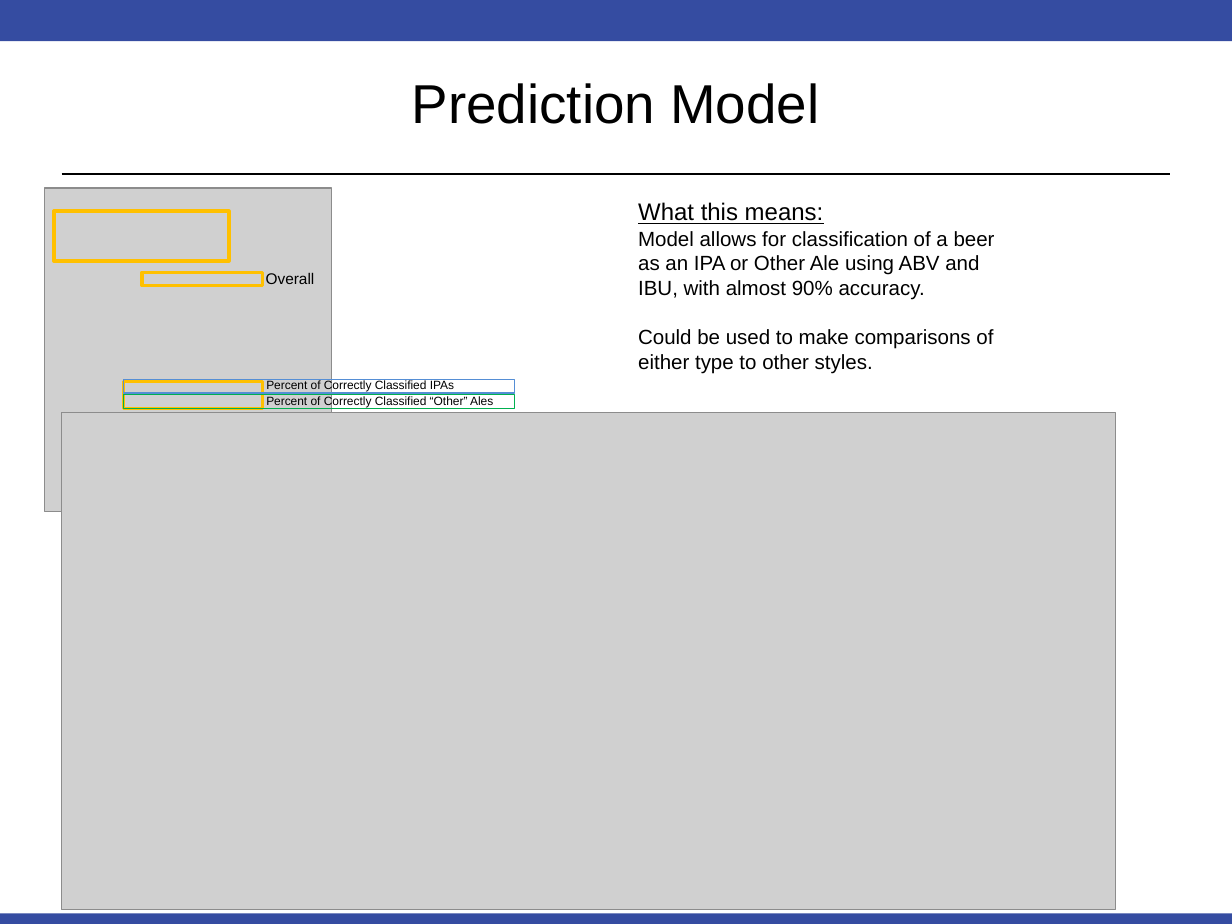
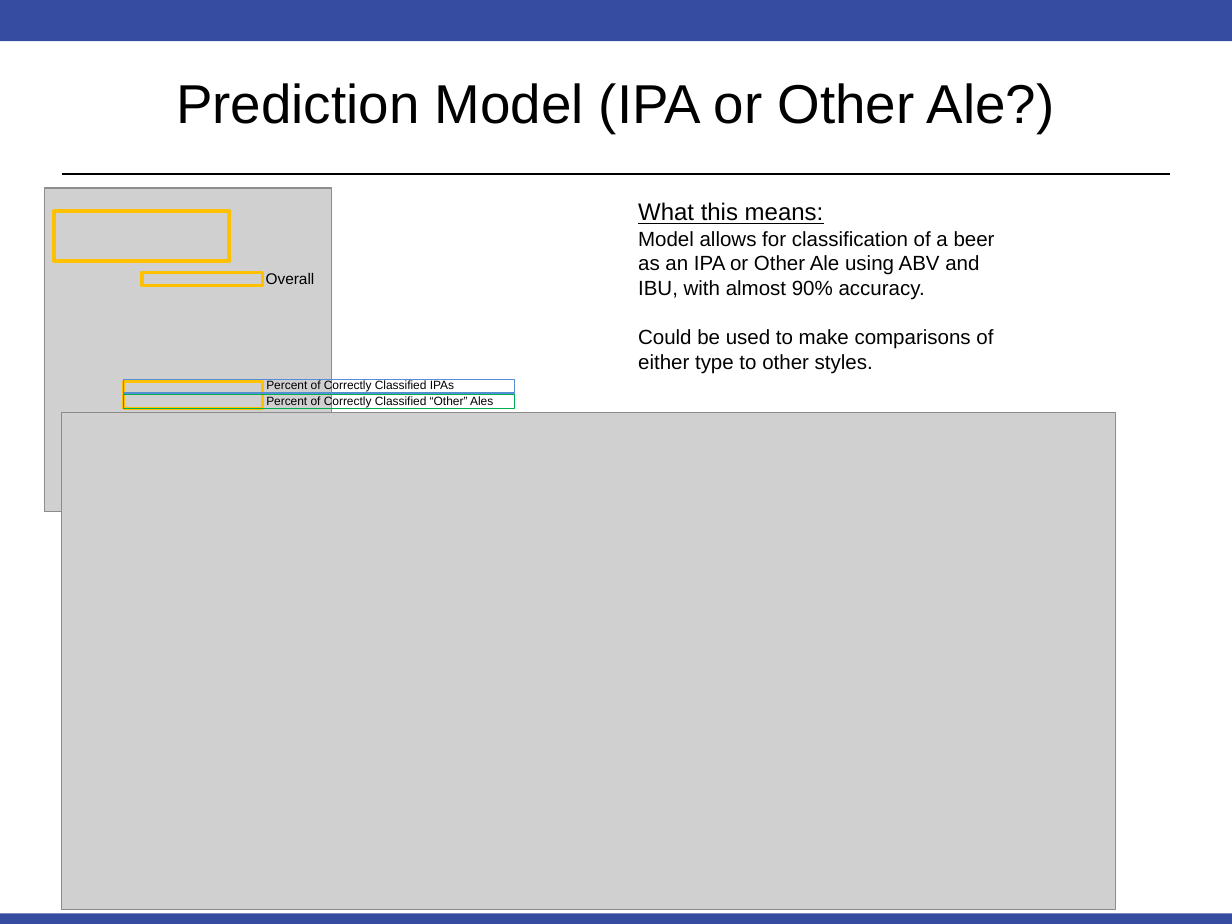
Before and after one commit to msherga/MSDS_6306_Doing-Data-Science, a slide deck: slide 9 of Unit 8 and 9 Case Study 1/Beers & Breweries/EDA Slide Deck.pptx. Drawn at 1232x924 pixels with LibreOffice and Linux fonts; fonts in the diff are those of the drawing; grey boxes stand for pictures. Boxes give left, top, right and bottom in pixels: in the first picture for what was removed or moved away, otherwise in the second. Text is boxed around its words. In the diff, an @@ line names an element or a change of style, - is before the commit and + after.

```diff
--- a/Unit 8 and 9 Case Study 1/Beers & Breweries/EDA Slide Deck.pptx
+++ b/Unit 8 and 9 Case Study 1/Beers & Breweries/EDA Slide Deck.pptx
@@ title at [176,83,1055,133]: text changed @@
-Prediction Model
+Prediction Model (IPA or Other Ale?)
```
